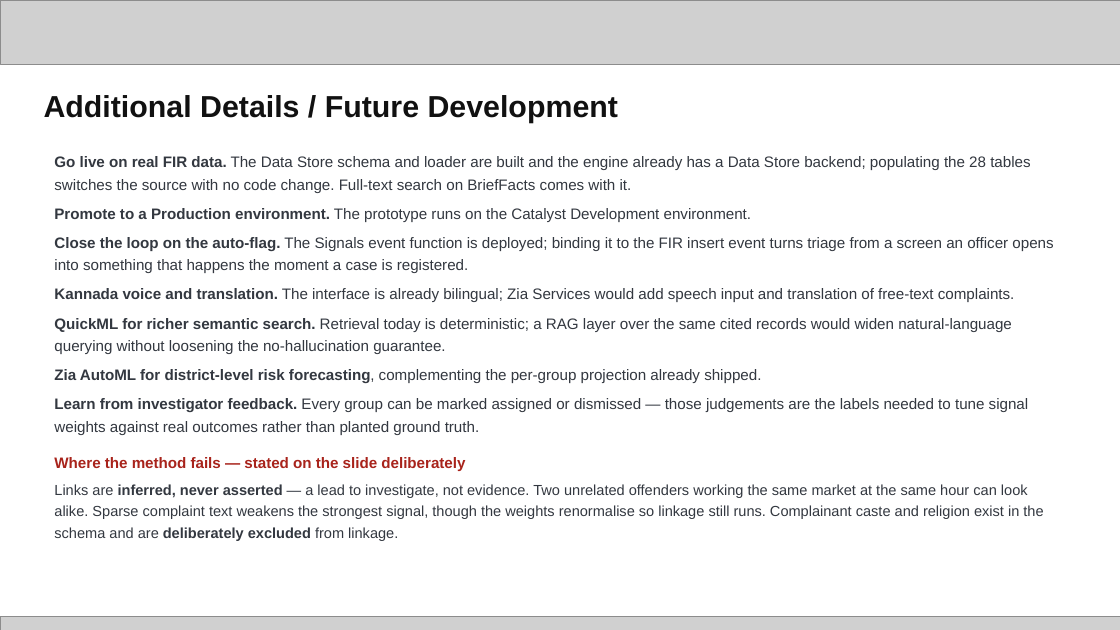
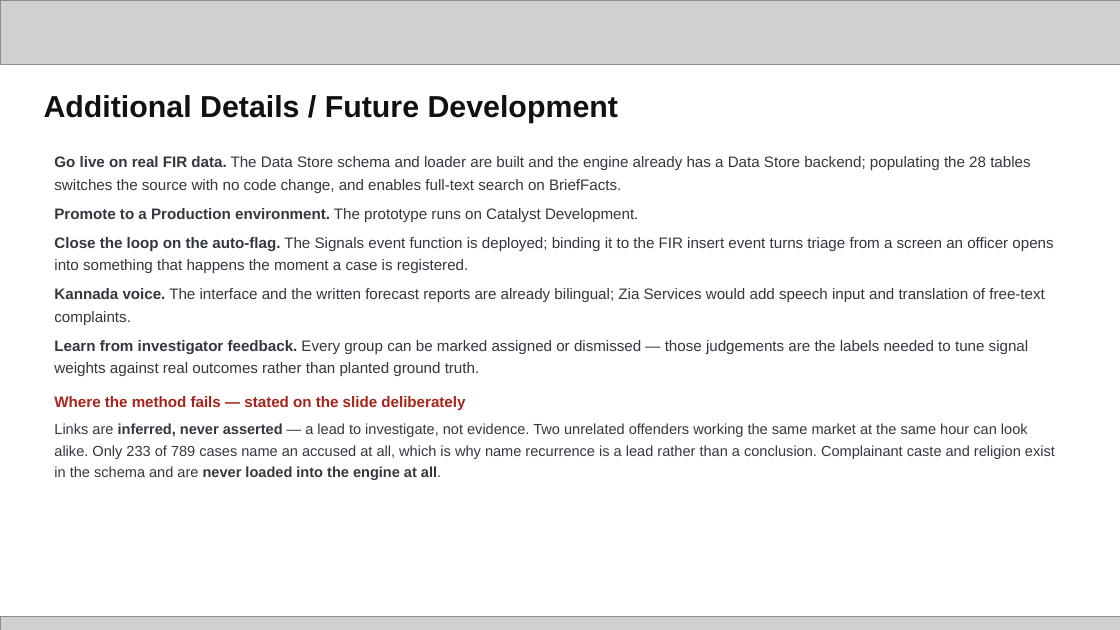
Before and after one commit to whysush/drishti-crimelink, a slide deck: slide 17 of docs/submission/Drishti_KSP_Datathon_2026_Prototype_Submission.pptx (slide 15 before the commit). Drawn at 1120x630 pixels with LibreOffice and Linux fonts; fonts in the diff are those of the drawing; grey boxes stand for pictures. Boxes give left, top, right and bottom in pixels: in the first picture for what was removed or moved away, otherwise in the second. Text is boxed around its words. In the diff, an @@ line names an element or a change of style, - is before the commit and + after.

```diff
--- a/docs/submission/Drishti_KSP_Datathon_2026_Prototype_Submission.pptx
+++ b/docs/submission/Drishti_KSP_Datathon_2026_Prototype_Submission.pptx
@@ text at [54,156,1030,222]: text changed @@
-Go live on real FIR data. The Data Store schema and loader are built and the engine already has a Data Store backend; populating the 28 tables switches the source with no code change. Full-text search on BriefFacts comes with it.
-Promote to a Production environment. The prototype runs on the Catalyst Development environment.
+Go live on real FIR data. The Data Store schema and loader are built and the engine already has a Data Store backend; populating the 28 tables switches the source with no code change, and enables full-text search on BriefFacts.
+Promote to a Production environment. The prototype runs on Catalyst Development.
@@ text at [54,288,1044,325]: text changed @@
-Kannada voice and translation. The interface is already bilingual; Zia Services would add speech input and translation of free-text complaints.
-QuickML for richer semantic search. Retrieval today is deterministic; a RAG layer over the same cited records would widen natural-language querying without loosening the no-hallucination guarantee.
-Zia AutoML for district-level risk forecasting, complementing the per-group projection already shipped.
+Kannada voice. The interface and the written forecast reports are already bilingual; Zia Services would add speech input and translation of free-text complaints.
@@ text at [54,340,1029,376]: less space between paragraphs @@
@@ text at [54,423,1055,480]: text changed @@
-Links are inferred, never asserted — a lead to investigate, not evidence. Two unrelated offenders working the same market at the same hour can look alike. Sparse complaint text weakens the strongest signal, though the weights renormalise so linkage still runs. Complainant caste and religion exist in the schema and are deliberately excluded from linkage.
+Links are inferred, never asserted — a lead to investigate, not evidence. Two unrelated offenders working the same market at the same hour can look alike. Only 233 of 789 cases name an accused at all, which is why name recurrence is a lead rather than a conclusion. Complainant caste and religion exist in the schema and are never loaded into the engine at all.
```
Also in this commit, not shown: 11 other slides changed, 3 slides added, 1 slide removed, 2 other files.
